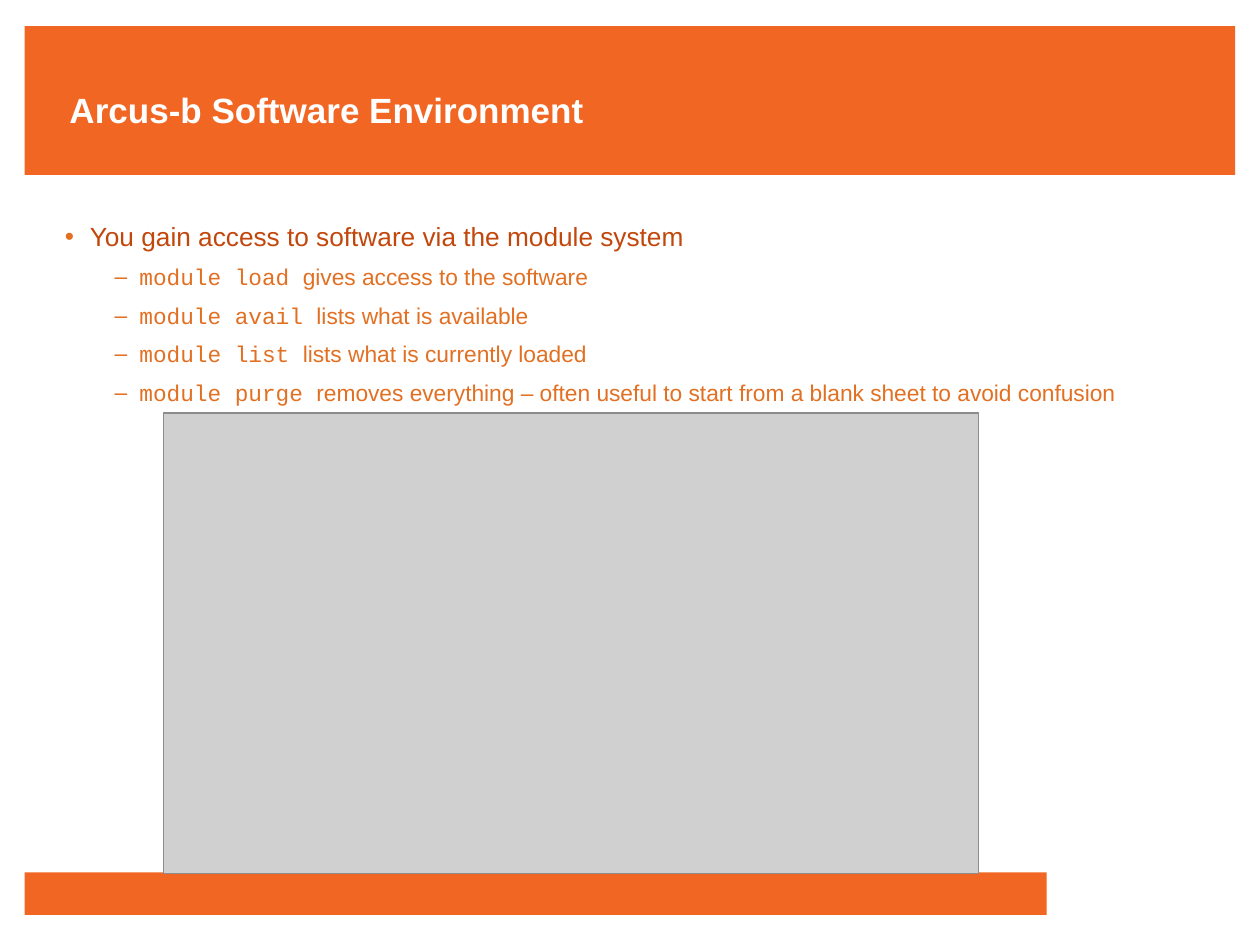
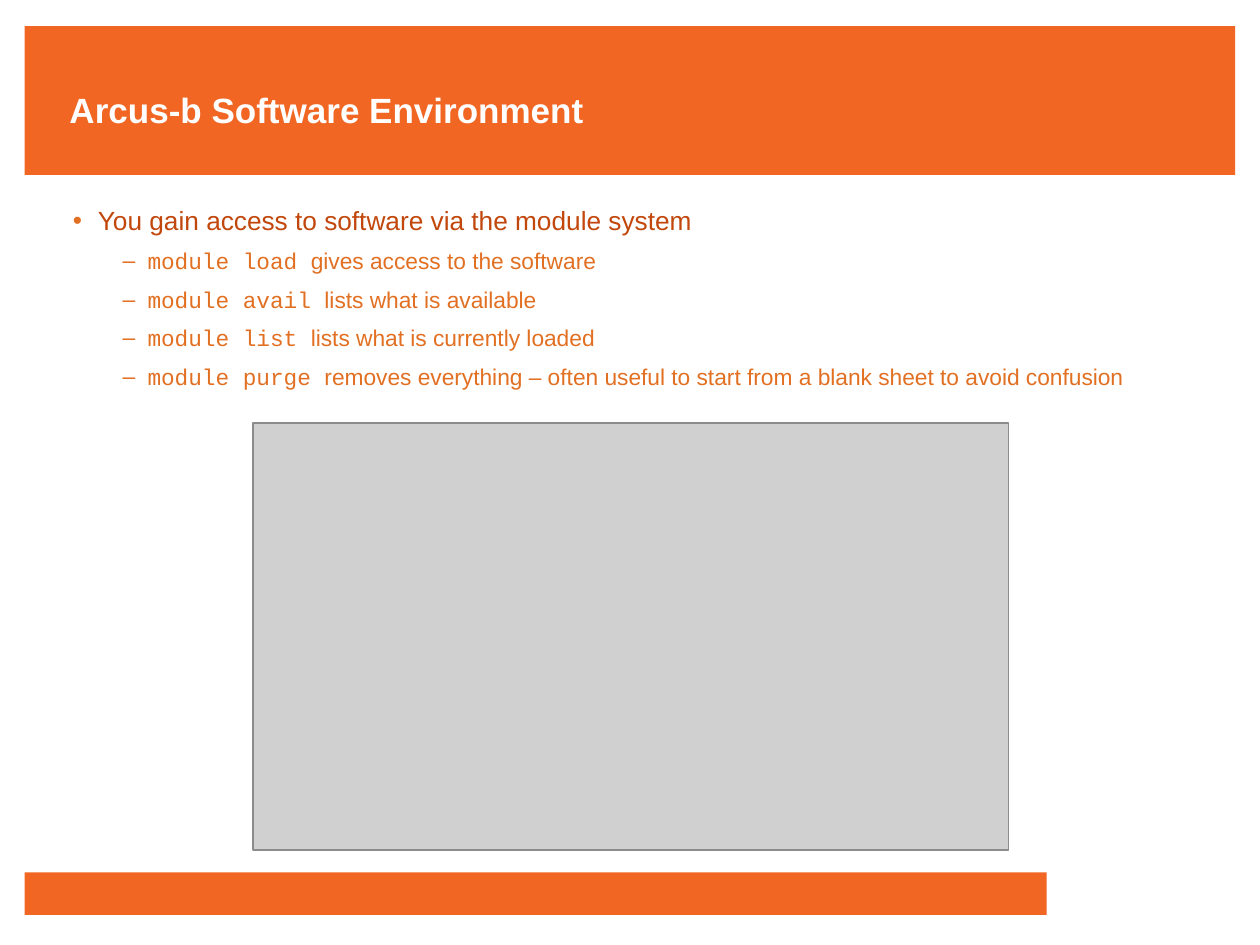
Before and after one commit to francisjudd/CWM-HPC, a slide deck: slide 15 of Lectures/pptx/3_Lecture_three.pptx. Drawn at 1260x945 pixels with LibreOffice and Linux fonts; fonts in the diff are those of the drawing; grey boxes stand for pictures; background and template pictures are left out. Boxes give left, top, right and bottom in pixels: in the first picture for what was removed or moved away, otherwise in the second. Text is boxed around its words. In the diff, an @@ line names an element or a change of style, - is before the commit and + after.

```diff
--- a/Lectures/pptx/3_Lecture_three.pptx
+++ b/Lectures/pptx/3_Lecture_three.pptx
@@ text "You gain access to software ...": place and size @@
-text "You gain access to software ..." at [90, 227, 1115, 406]
+text "You gain access to software ..." at [98, 211, 1123, 390]
@@ picture: place and size @@
-picture at [164, 413, 979, 874]
+picture at [253, 423, 1009, 850]
```
Also in this commit, not shown: 14 other slides changed, 12 other files.
